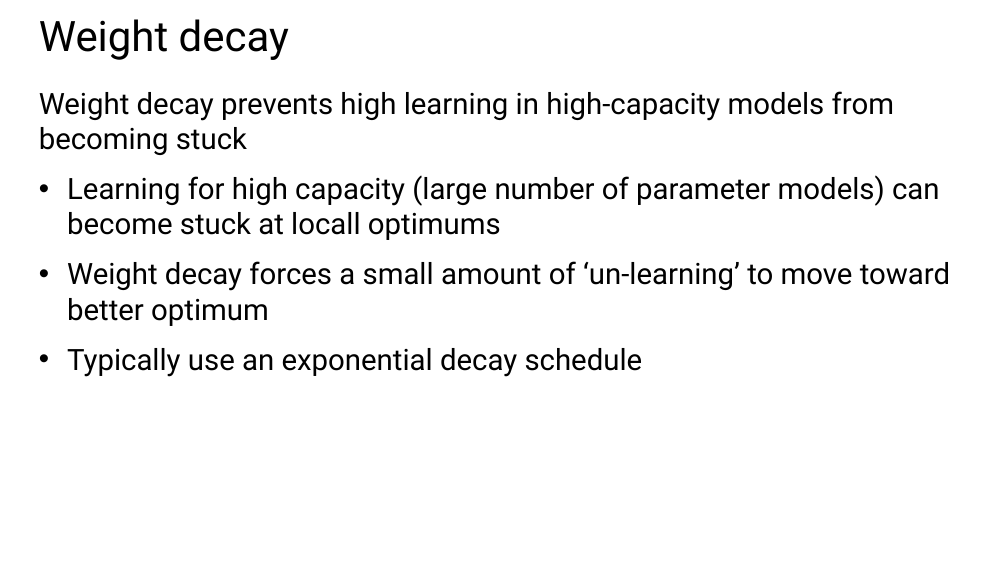
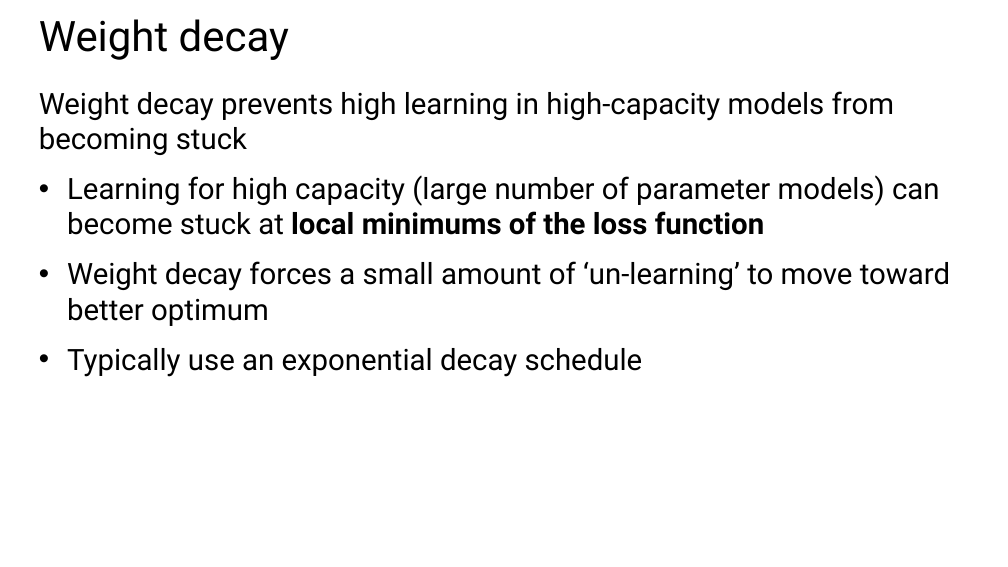
Before and after one commit to StephenElston/CSCI-E25, a slide deck: slide 50 of Slides/5_BuildingBlocksOfDeepLearning.pptx (slide 51 before the commit). Drawn at 1008x567 pixels with LibreOffice and Linux fonts; fonts in the diff are those of the drawing. Boxes give left, top, right and bottom in pixels: in the first picture for what was removed or moved away, otherwise in the second. Text is boxed around its words. In the diff, an @@ line names an element or a change of style, - is before the commit and + after.

```diff
--- a/Slides/5_BuildingBlocksOfDeepLearning.pptx
+++ b/Slides/5_BuildingBlocksOfDeepLearning.pptx
@@ text at [67, 175, 940, 235]: text changed @@
-• Learning for high capacity (large number of parameter models) can become stuck at locall optimums
+• Learning for high capacity (large number of parameter models) can become stuck at local minimums of the loss function
```
Also in this commit, not shown: 7 other slides changed, 1 slide removed.
